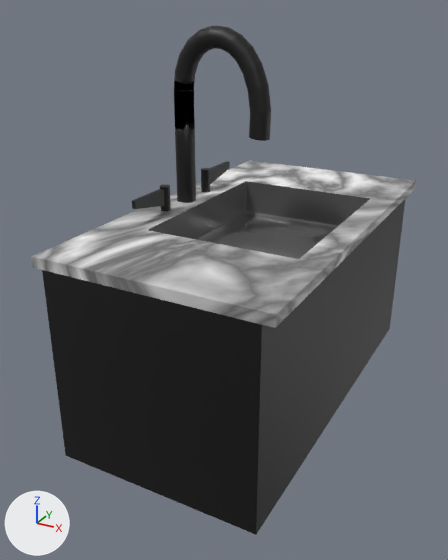
What one commit did to the FBX model Assets/CustomShapes/counter-sink.fbx.
Both versions are drawn from a 50 mm lens placed at (2.58, -5.41, 2.92), pointed at (-0.19, -0.36, 0.4). Every picture has the same lights, and +X, +Y and +Z are marked at lower left. Where no turn or scale is listed for an object, it has been applied to the vertices. Vertices at the same position are counted once.

Objects in the first picture: 'Counter', 'Faucet', 'HandleLeft', 'HandleRight'.
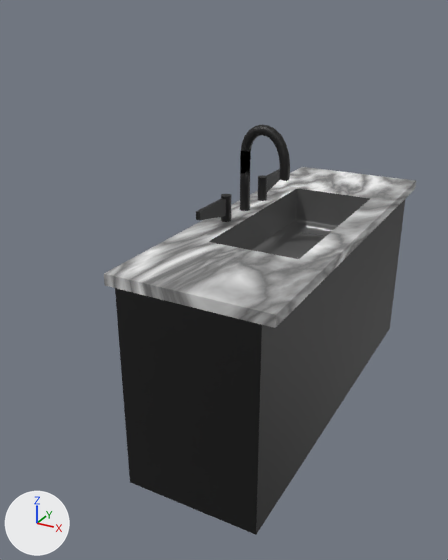
What differs and where, as boxes [x1, y1, x2, y2] in the pictures (448 x 560 px; the box of a moved part takes in the faces that stretch with it):
'Counter', surface changed, reshaped (19% narrower)
    before: [32, 160, 416, 535]
    after: [104, 167, 416, 535]
'Faucet', moved, rescaled (48% narrower, 51% shorter)
    before: [174, 25, 271, 203]
    after: [240, 124, 290, 211]
'HandleLeft', moved
    before: [132, 185, 171, 211]
    after: [196, 194, 231, 222]
'HandleRight', moved
    before: [201, 161, 230, 192]
    after: [258, 169, 280, 201]
part 1 of me_cube_001, moved or reshaped
    before: [148, 181, 369, 259]
    after: [209, 189, 369, 259]
part 2 of me_cube_001, moved or reshaped
    before: [32, 160, 405, 483]
    after: [104, 167, 405, 483]

The change in detail:
Picture 'marble-sink.png' (img_marble_sink_png) is new.
Material 'Face' (mat_face) changes its picture from img_marble_countertop_sink_baked_png to img_marble_sink_png.
me_cube_001 has 148 vertices, 120 faces and spans x -1.1..1.1, y -2.0..2.0, z -1.95..0.05.
me_cube_001 is used by ob_counter; location (0.0, 0.0, 1.0).
me_cube_001 part 1: all 66 vertices in x -0.65..-0.46, y -1.0..1.0, z -0.36..0.05 are moved by (0.65, 0.0, 0.0).
me_cube_001 part 2: all 8 vertices in x -1.1..-1.0, y -2.0..2.0, z -1.95..0.05 are moved by (0.75, 0.0, 0.0).
Object 'HandleLeft' (ob_handleleft) moves from (-0.85, -0.4, 1.17) to (-0.15, -0.4, 1.17).
Object 'Faucet' (ob_faucet) moves from (0.16, 0.0, 2.25) to (0.35, 0.0, 1.65).
Object 'Faucet' (ob_faucet) is rescaled from (1.0, 1.0, 1.0) to (0.5, 0.5, 0.5).
Object 'HandleRight' (ob_handleright) moves from (-0.85, 0.4, 1.18) to (-0.15, 0.4, 1.18).
